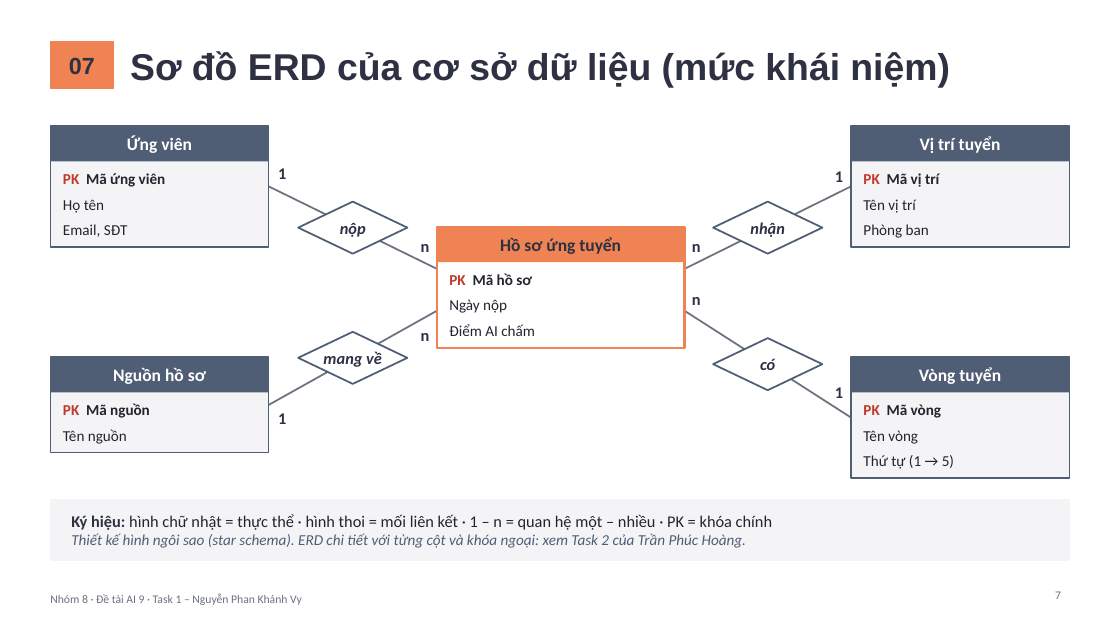
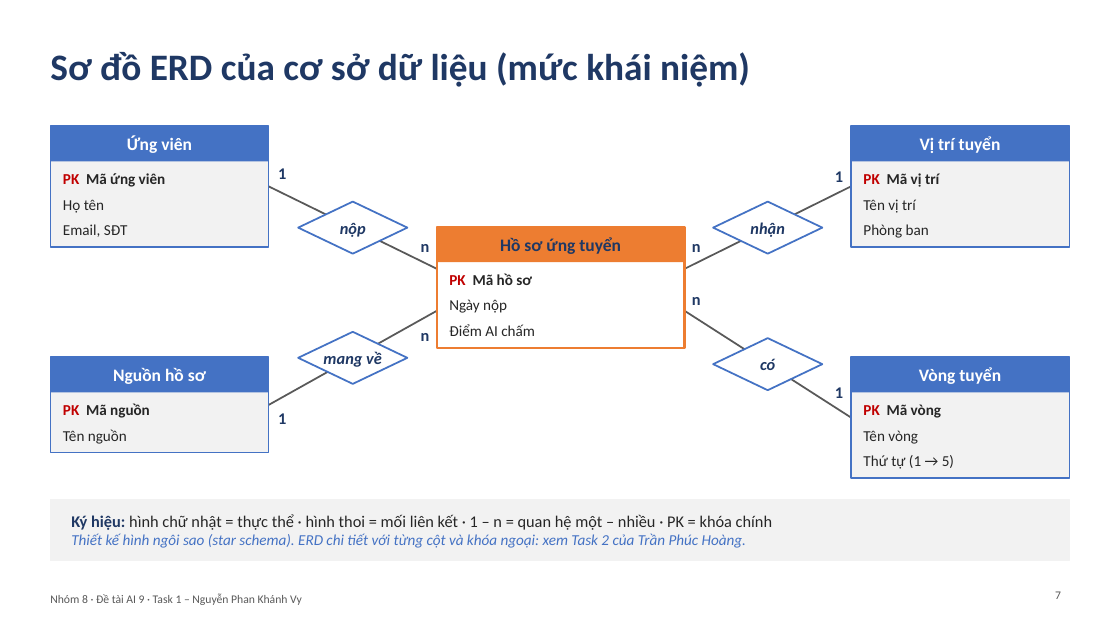
Before and after one commit to PhucHoang3010/Vietnamese-News-Classification, a slide deck: slide 7 of bai_tap_python_nhom8/task1_nguyen_phan_khanh_vy/2431540032_NguyenPhanKhanhVy.pptx. Drawn at 1120x630 pixels with LibreOffice and Linux fonts; fonts in the diff are those of the drawing. Boxes give left, top, right and bottom in pixels: in the first picture for what was removed or moved away, otherwise in the second. Text is boxed around its words. In the diff, an @@ line names an element or a change of style, - is before the commit and + after.

```diff
--- a/bai_tap_python_nhom8/task1_nguyen_phan_khanh_vy/2431540032_NguyenPhanKhanhVy.pptx
+++ b/bai_tap_python_nhom8/task1_nguyen_phan_khanh_vy/2431540032_NguyenPhanKhanhVy.pptx
@@ title "Sơ đồ ERD của cơ ...": place and size @@
-title "Sơ đồ ERD của cơ ..." at [130, 51, 950, 87]
+title "Sơ đồ ERD của cơ ..." at [50, 52, 750, 87]
@@ title "Sơ đồ ERD của cơ ..." at [50, 52, 750, 87]: font Arial to Calibri, text colour #2D3142 to #1F3864 @@
@@ rectangle removed at [50, 42, 113, 88] @@
@@ text removed at [69, 57, 95, 74] @@
-07
@@ text "PK Mã ứng viên" at [63, 173, 166, 187]: text colour #C0392B to #C00000 in "PK"; text colour #22252E to #262626 in "Mã ứng viên" @@
@@ text "PK Mã vị trí" at [863, 173, 939, 187]: text colour #C0392B to #C00000 in "PK"; text colour #22252E to #262626 in "Mã vị trí" @@
@@ line (269, 187) - (437, 269): stroke #6B7280 1.5 pt to #595959 1.5 pt @@
@@ line (685, 269) - (851, 187): stroke #6B7280 1.5 pt to #595959 1.5 pt @@
@@ rectangle "Hồ sơ ứng tuyển" at [437, 227, 685, 262]: text colour #2D3142 to #1F3864; fill #EF8354 to #ED7D31 @@
@@ rectangle at [437, 227, 685, 348]: outline #EF8354 2 pt to #ED7D31 2 pt @@
@@ text "PK Mã hồ sơ" at [449, 273, 532, 285]: text colour #C0392B to #C00000 in "PK"; text colour #22252E to #262626 in "Mã hồ sơ" @@
@@ text colour #2D3142 to #1F3864 in 12 elements at [340, 223, 366, 237], [278, 168, 286, 179], [421, 244, 430, 252], [323, 351, 382, 367], [278, 413, 286, 424], [421, 333, 430, 341], [750, 222, 784, 237], [835, 171, 843, 182], [692, 244, 701, 252], [760, 358, 775, 370], [835, 387, 843, 398], [692, 297, 701, 305] @@
@@ line (269, 405) - (437, 311): stroke #6B7280 1.5 pt to #595959 1.5 pt @@
@@ line (685, 311) - (851, 418): stroke #6B7280 1.5 pt to #595959 1.5 pt @@
@@ outline #4F5D75 1.5 pt to #4472C4 1.5 pt in 4 elements at [298, 202, 408, 254], [298, 332, 408, 384], [713, 202, 823, 254], [713, 339, 823, 391] @@
@@ fill #4F5D75 to #4472C4 in 4 elements at [50, 126, 269, 161], [50, 357, 269, 392], [851, 126, 1070, 161], [851, 357, 1070, 392] @@
@@ fill #F4F4F6 to #F2F2F2; outline #4F5D75 1.25 pt to #4472C4 1.25 pt in 4 elements at [50, 126, 269, 247], [50, 357, 269, 453], [851, 126, 1070, 247], [851, 357, 1070, 478] @@
@@ text "PK Mã nguồn" at [63, 403, 150, 418]: text colour #C0392B to #C00000 in "PK"; text colour #22252E to #262626 in "Mã nguồn" @@
@@ text "PK Mã vòng" at [863, 404, 941, 418]: text colour #C0392B to #C00000 in "PK"; text colour #22252E to #262626 in "Mã vòng" @@
@@ rectangle at [50, 500, 1070, 560]: fill #F4F4F6 to #F2F2F2; outline #F4F4F6 1 pt to #F2F2F2 1 pt @@
@@ text "Ký hiệu: hình chữ nhật ..." at [71, 514, 772, 548]: text colour #2D3142 to #1F3864 in "Ký hiệu:"; text colour #22252E to #262626 in "hình chữ nhật = thực thể · ..."; text colour #4F5D75 to #4472C4 in "Thiết kế hình ngôi sao (star schema). ..." @@
@@ text "Nhóm 8 · Đề tài ..." at [50, 593, 302, 605]: text colour #6B7280 to #595959 @@
@@ page number at [1055, 591, 1061, 599]: text colour #6B7280 to #595959 @@
```
Also in this commit, not shown: 9 other slides changed.
